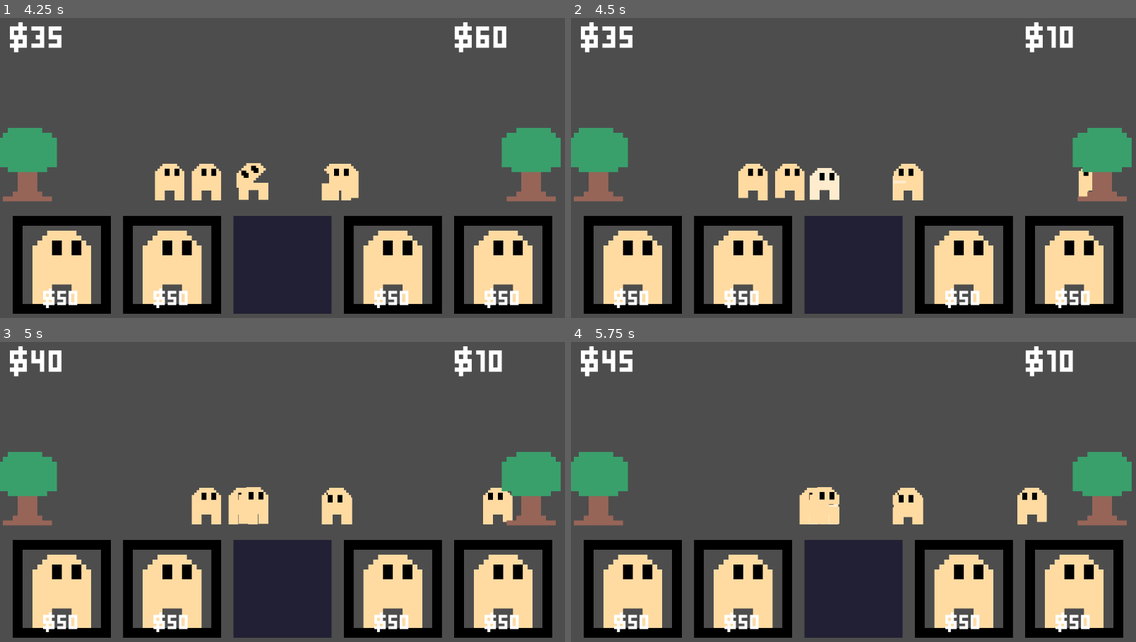
Above: before the commit, frames 1-4 (two rows, left to right).
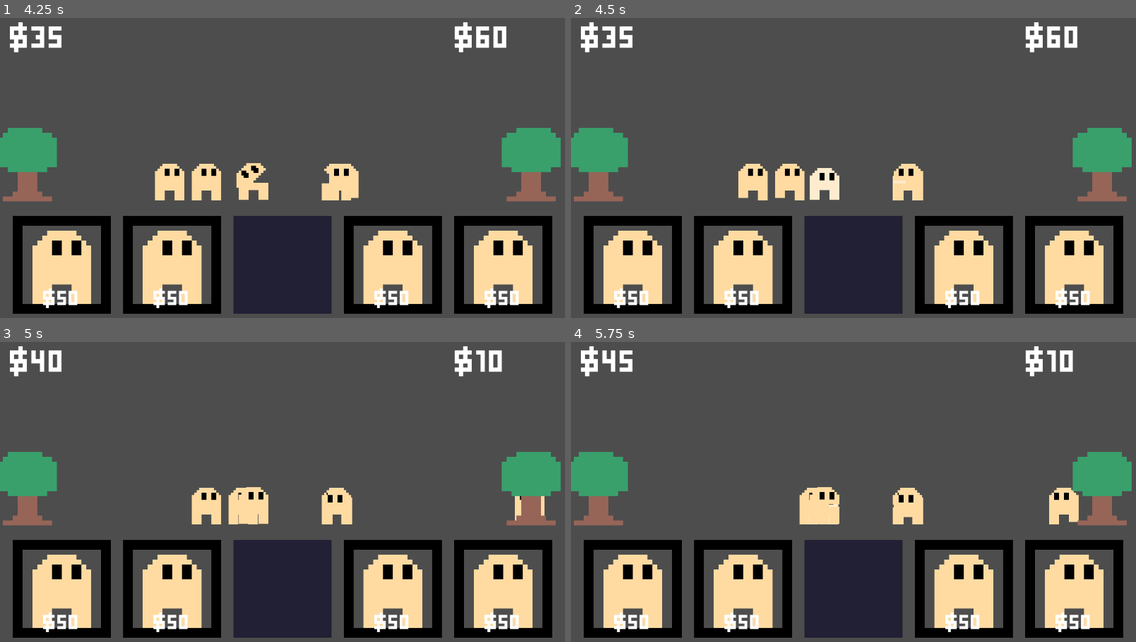
Above: after the commit, the same moments.

Repository: Aearhart55/web-battle
Game: Godot game, scene res://core/main.tscn
Two runs of this game, one before a commit and one after it. Both use one fixed random seed, a clock stepped at 60 frames per second and the inputs below.
Inputs (mouse positions are in pixels of both pictures, inside the frame that each line leads up to):
- Up to frame 1 (4.25 s): click "$50" at 0.5 s; click "$50" at 1.25 s; click (282, 264) at 2 s; click "$50" at 2.75 s; click "$50" at 3.5 s
- Up to frame 2 (4.5 s): click "$50" at 4.25 s
- Up to frame 3 (5 s): no input
- Up to frame 4 (5.75 s): click "$50" at 5 s

Frame 1 is identical in both runs. In frame 2, 0.5% of the frame differs, in the area x 84-93%, y 2-60%; in frame 3, 0.6%; in frame 4, 1.1%, in the area x 79-90%, y 48-61%.

Commit message:
full director function

Diff:
--- a/core/director.gd
+++ b/core/director.gd
@@ -7,11 +7,12 @@
 
 var types : Array = [Global.TYPE.TANK, Global.TYPE.DAMAGE, Global.TYPE.SUPPORT, Global.TYPE.SPECIAL, "wait"]
 # weights: Tank, Damage, Support, Special, wait for decsion
+var base_type_weights : Array[float] = [5.0, 3.0, 0.5, 0.5, 0.0]
 var type_weights : Array[float] = [5.0, 3.0, 0.5, 0.5, 0.0]
+var type_count : Array[int] = [0, 0, 0, 0]
 
 var avaliable_units : Array = []
 var cooldown_units : Array = []
-
 
 var interest_base_value := 10
 var interest_unit_scale_percent : float = 0.1
@@ -19,6 +20,8 @@
 
 func _ready() -> void:
 	interest_timer.connect("timeout", gain_interest)
+	Global.director_unit_death_type.connect(update_types)
+	Global.player_unit_death_penalty.connect(update_wait_weight)
 
 	for key in units:
 		var unit_stats = Global.get_stats(key)
@@ -46,9 +49,10 @@
 				spawn_candidate = unit
 
 	if spawn_candidate is String:
-		type_weights[4] += .1
+		type_weights[4] += .01
 	else:
 		unit_on_cooldown(spawn_candidate)
+		update_types(spawn_candidate[2])
 		Global.summon(spawn_candidate[0], spawn_candidate[1], Global.TEAM.ENEMY)
 	await get_tree().create_timer(0.2).timeout
 	pick_unit()
@@ -59,10 +63,30 @@
 
 func wait_protocol():
 	type_weights[4] = 0.0
-	await get_tree().create_timer(type_weights[4]*2).timeout
+	await get_tree().create_timer(type_weights[4]*3).timeout
 	pick_unit()
 
 func unit_on_cooldown(unit: Array):
 	avaliable_units.erase(unit)
 	await get_tree().create_timer(unit[3]).timeout
 	avaliable_units.append(unit)
+
+func update_types(type: Global.TYPE, add:= true):
+	var count = 1
+	if not add:
+		count = -1
+	type_count[type] += count
+
+	# maintain attack and defense units
+	if type_count[0] < 3:
+		type_weights[0] = base_type_weights[0] * 2
+	elif type_count[0] < 10:
+		type_weights[0] = base_type_weights[0] / 3
+
+	if type_count[1] < 1:
+		type_weights[1] = base_type_weights[1] * 2
+	elif type_count[1] < 10:
+		type_weights[1] = base_type_weights[0] / 1.5
+
+func update_wait_weight():
+	type_weights[4] += .03
--- a/core/global.gd
+++ b/core/global.gd
@@ -1,4 +1,7 @@
 extends Node
+
+signal director_unit_death_type(type: TYPE, add: bool)
+signal player_unit_death_penalty
 
 var basic = preload("res://units/basic/basic_unit.tscn")
 
@@ -43,8 +46,11 @@
 func player_unit_death(key: String):
 	var unit_value = stats[key][1]
 	player_unit_value -= unit_value
+
 	director_money -= int(unit_value * director_kill_penalty)
+	player_unit_death_penalty.emit()
 
 func director_unit_death(key: String, type: TYPE):
+	director_unit_death_type.emit(type, false)
 	var unit_value = stats[key][1]
 	player_money += int(unit_value * player_kill_bonus)
